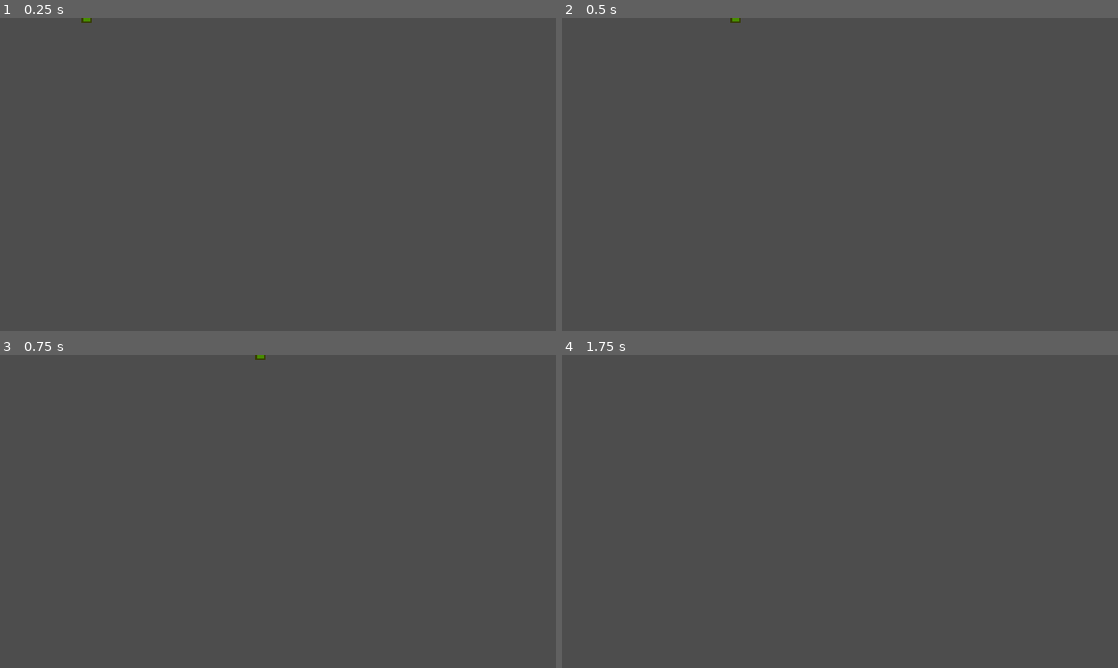
Above: before the commit, frames 1-4 (two rows, left to right).
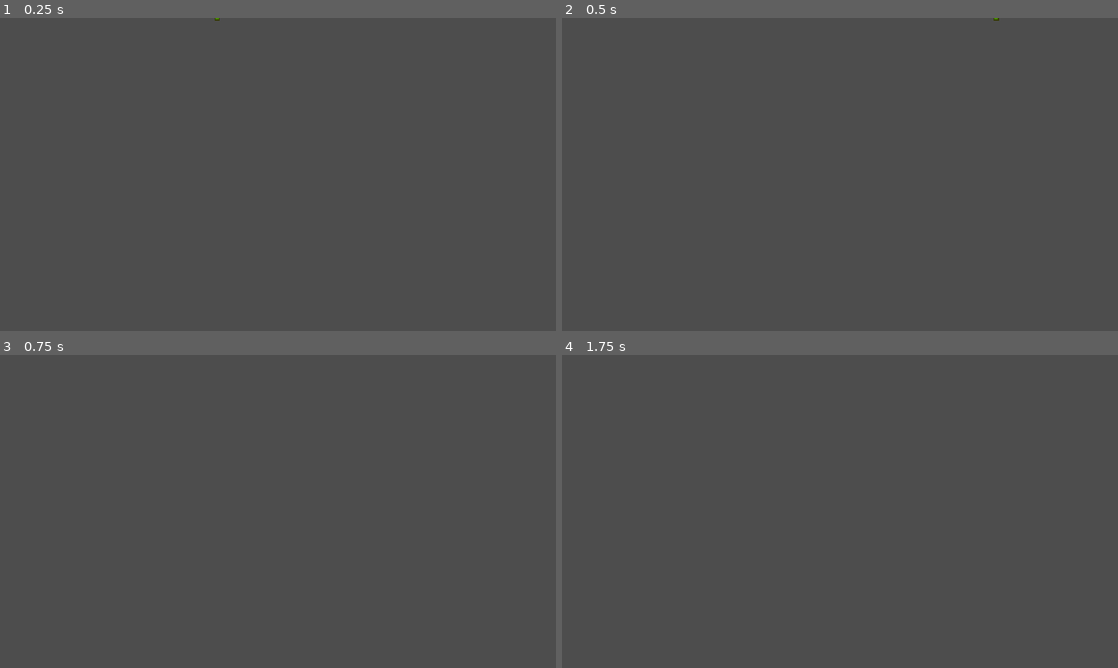
Above: after the commit, the same moments.

Repository: ast4rt3/toge
Game: Godot game, scene res://scenes/Projectile.tscn
Two runs of this game, one before a commit and one after it. Both use one fixed random seed, a clock stepped at 60 frames per second and the inputs below. This scene is started directly instead of the project's main scene. The engine's default icon, where the game draws it, is replaced by a stand-in: a white triangle on a blue panel in a dark square.
Inputs (mouse positions are in pixels of both pictures, inside the frame that each line leads up to):
- Up to frame 1 (0.25 s): no input
- Up to frame 2 (0.5 s): no input
- Up to frame 3 (0.75 s): tap Enter at 0.5 s; move the mouse to (400, 495) at 0.52 s; press the mouse at (400, 495) at 0.53 s; hold D (move_right) from 0.53 s (still down)
- Up to frame 4 (1.75 s): tap Space (dash) at 1.25, 1.35 s; move the mouse to (728, 527) at 1.27 s; release D (move_right) at 1.28 s; release the mouse at (728, 527) at 1.28 s; hold S (move_down) from 1.28 s (still down)

The runs differ from the first frame. In frame 1, less than 0.1% of the frame differs, in the area x 14-40%, y 0-2%; in frame 2, less than 0.1%, in the area x 30-79%, y 0-2%; in frame 3, less than 0.1%; in frame 4, nothing differs.

Commit message:
zpmbie **check f1 for debug mode**

Diff:
--- a/project.godot
+++ b/project.godot
@@ -14,6 +14,10 @@
 run/main_scene="res://scenes/Level.tscn"
 config/features=PackedStringArray("4.5", "Forward Plus")
 config/icon="res://icon.svg"
+
+[autoload]
+
+Globals="*res://scripts/globals.gd"
 
 [display]
 
@@ -60,3 +64,8 @@
 "events": [Object(InputEventMouseButton,"resource_local_to_scene":false,"resource_name":"","device":-1,"window_id":0,"a …(253 unchanged characters)…
 ]
 }
+toggle_debug={
+"deadzone": 0.5,
+"events": [Object(InputEventKey,"resource_local_to_scene":false,"resource_name":"","device":0,"window_id":0,"alt_pressed":false,"shift_pressed":false,"ctrl_pressed":false,"meta_pressed":false,"pressed":false,"keycode":4194332,"physical_keycode":0,"key_label":0,"unicode":0,"location":0,"echo":false,"script":null)
+]
+}
--- a/scenes/Enemy.tscn
+++ b/scenes/Enemy.tscn
@@ -11,7 +11,11 @@
 collision_mask = 7
 script = ExtResource("1_script")
 
-[node name="Sprite2D" type="Sprite2D" parent="."]
+[node name="AnimatedSprite2D" type="AnimatedSprite2D" parent="."]
+scale = Vector2(0.12, 0.12)
+
+[node name="DebugSprite" type="Sprite2D" parent="."]
+visible = false
 modulate = Color(1, 0, 0, 1)
 scale = Vector2(0.2, 0.2)
 texture = ExtResource("2_icon")
--- a/scenes/Projectile.tscn
+++ b/scenes/Projectile.tscn
@@ -4,7 +4,7 @@
 [ext_resource type="Texture2D" path="res://icon.svg" id="2_icon"]
 
 [sub_resource type="CircleShape2D" id="CircleShape2D_1"]
-radius = 5.0
+radius = 3.0
 
 [node name="Projectile" type="Area2D"]
 collision_layer = 16
@@ -13,7 +13,7 @@
 
 [node name="Sprite2D" type="Sprite2D" parent="."]
 modulate = Color(1, 1, 0, 1)
-scale = Vector2(0.1, 0.1)
+scale = Vector2(0.05, 0.05)
 texture = ExtResource("2_icon")
 
 [node name="CollisionShape2D" type="CollisionShape2D" parent="."]
--- a/scenes/enemy.gd
+++ b/scenes/enemy.gd
@@ -11,9 +11,57 @@
 var current_state = State.IDLE
 var home_position = Vector2.ZERO
 
+static var zombie_frames: SpriteFrames
+
 func _ready():
 	home_position = global_position
 	hp = max_hp
+	Globals.debug_toggled.connect(_on_debug_toggled)
+
+	if not zombie_frames:
+		load_zombie_frames()
+
+	$AnimatedSprite2D.sprite_frames = zombie_frames
+	$AnimatedSprite2D.play("idle")
+
+	# Initial Debug State
+	_on_debug_toggled(Globals.debug_mode)
+
+func _on_debug_toggled(active):
+	$AnimatedSprite2D.visible = not active
+	$DebugSprite.visible = active
+	queue_redraw()
+
+func load_zombie_frames():
+	zombie_frames = SpriteFrames.new()
+	zombie_frames.remove_animation("default")
+
+	# Load Idle (1-15)
+	zombie_frames.add_animation("idle")
+	zombie_frames.set_animation_loop("idle", true)
+	zombie_frames.set_animation_speed("idle", 15)
+	for i in range(1, 16):
+		var path = "res://zombiefiles/png/male/Idle (%d).png" % i
+		if ResourceLoader.exists(path):
+			zombie_frames.add_frame("idle", load(path))
+
+	# Load Walk (1-10)
+	zombie_frames.add_animation("walk")
+	zombie_frames.set_animation_loop("walk", true)
+	zombie_frames.set_animation_speed("walk", 10)
+	for i in range(1, 11):
+		var path = "res://zombiefiles/png/male/Walk (%d).png" % i
+		if ResourceLoader.exists(path):
+			zombie_frames.add_frame("walk", load(path))
+
+	# Load Dead (1-12)
+	zombie_frames.add_animation("dead")
+	zombie_frames.set_animation_loop("dead", false)
+	zombie_frames.set_animation_speed("dead", 12)
+	for i in range(1, 13):
+		var path = "res://zombiefiles/png/male/Dead (%d).png" % i
+		if ResourceLoader.exists(path):
+			zombie_frames.add_frame("dead", load(path))
 
 func take_damage(amount, knockback_vector):
 	hp -= amount
@@ -37,18 +85,14 @@
 	# Disable collision
 	$CollisionShape2D.set_deferred("disabled", true)
 
-	# Death Juice: Flash + Fly back + Fade
-	modulate = Color(1, 0, 0) # Flash Red
+	# Play Dead Animation
+	$AnimatedSprite2D.play("dead")
+
+	await $AnimatedSprite2D.animation_finished
+
+	# Fade out after animation
 	var tween = create_tween()
-
-	# Rotate wildly
-	var target_rot = rotation + randf_range(-5, 5)
-
-	tween.set_parallel(true)
-	tween.tween_property(self, "rotation", target_rot, 0.5)
-	tween.tween_property(self, "modulate:a", 0.0, 0.5) # Fade out
-	tween.tween_property(self, "scale", Vector2(1.5, 1.5), 0.1).set_trans(Tween.TRANS_BOUNCE) # Pop up
-
+	tween.tween_property(self, "modulate:a", 0.0, 1.0)
 	await tween.finished
 	queue_free()
 
@@ -67,13 +111,20 @@
 
 	match current_state:
 		State.IDLE:
+			$AnimatedSprite2D.play("idle")
 			if dist_to_player < aggro_range:
 				current_state = State.CHASE
 
 		State.CHASE:
+			$AnimatedSprite2D.play("walk")
 			if player:
 				var direction = (player.global_position - global_position).normalized()
 				velocity = direction * speed
+
+				# Flip sprite
+				if direction.x != 0:
+					$AnimatedSprite2D.flip_h = direction.x < 0
+
 				move_and_slide()
 				check_collisions()
 
@@ -84,8 +135,13 @@
 				current_state = State.RETREAT
 
 		State.RETREAT:
+			$AnimatedSprite2D.play("walk")
 			var direction = (home_position - global_position).normalized()
 			var dist_to_home = global_position.distance_to(home_position)
+
+			# Flip sprite
+			if direction.x != 0:
+				$AnimatedSprite2D.flip_h = direction.x < 0
 
 			# Move faster when retreating
 			velocity = direction * (speed * 1.5)
@@ -112,6 +168,8 @@
 # 	get_tree().reload_current_scene()
 
 func _draw():
+	if not Globals.debug_mode: return
+
 	# Draw aggro range in editor or debug build
 	# Yellow circle outline
 	draw_circle(Vector2.ZERO, aggro_range, Color(1, 1, 0, 0.1))
--- a/scenes/projectile.gd
+++ b/scenes/projectile.gd
@@ -1,6 +1,6 @@
 extends Area2D
 
-@export var speed = 400.0
+@export var speed = 1000.0
 @export var damage = 10
 @export var knockback_force = 400.0
 
--- /dev/null
+++ b/scripts/globals.gd
@@ -0,0 +1,11 @@
+extends Node
+
+signal debug_toggled(is_active)
+
+var debug_mode = false
+
+func _input(event):
+	if event.is_action_pressed("toggle_debug"):
+		debug_mode = !debug_mode
+		debug_toggled.emit(debug_mode)
+		print("Debug Mode: ", debug_mode)
Not shown, added: scripts/globals.gd.uid
Not shown, changed: INSTRUCTIONS.md
